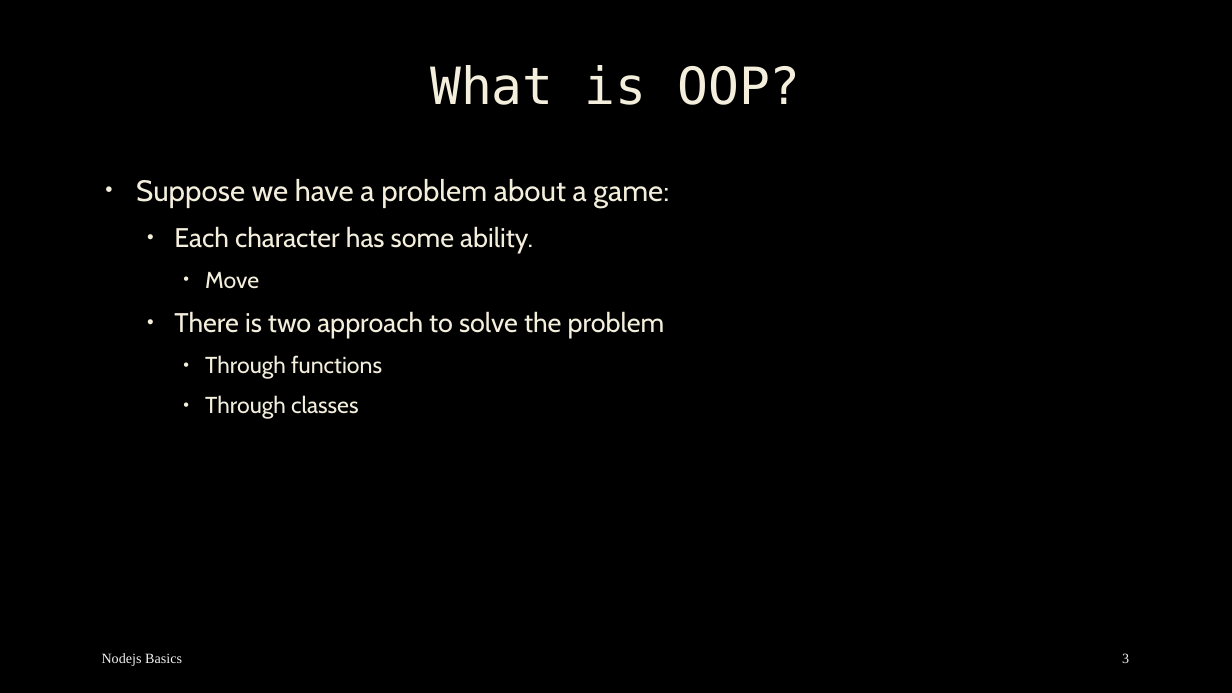
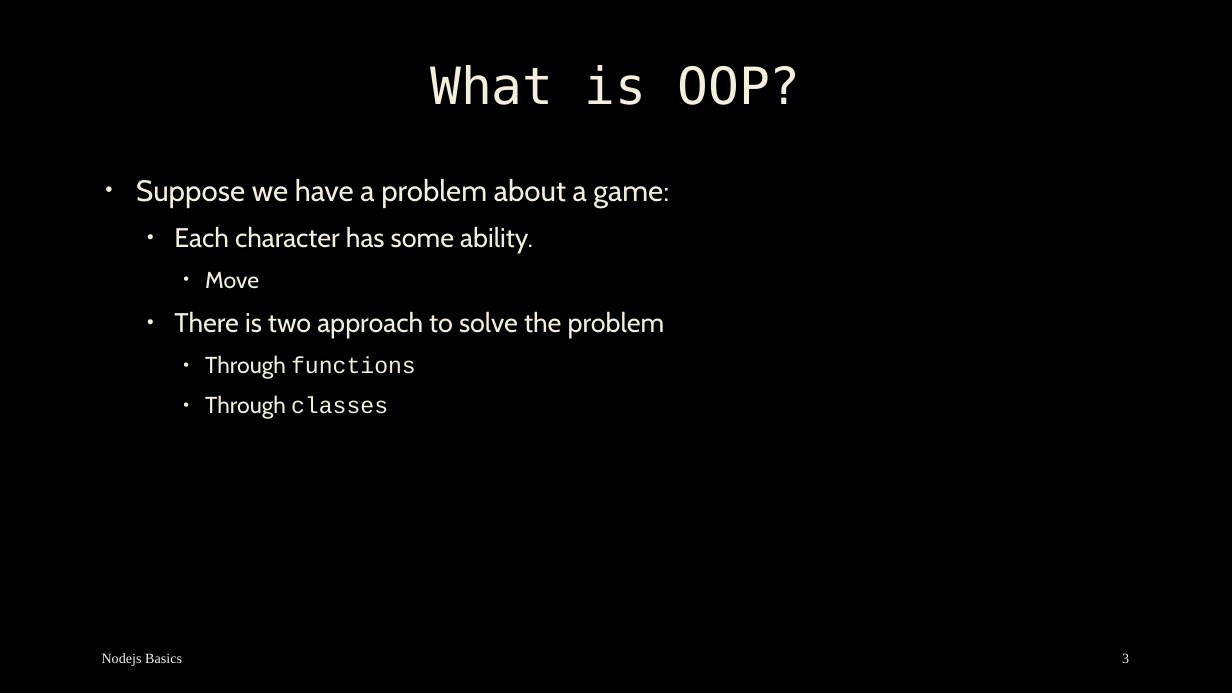
Before and after one commit to mostafa8026/nestjs-course, a slide deck: slide 3 of oop/oop-01.pptx. Drawn at 1232x693 pixels with LibreOffice and Linux fonts; fonts in the diff are those of the drawing; background and template pictures are left out. Boxes give left, top, right and bottom in pixels: in the first picture for what was removed or moved away, otherwise in the second. Text is boxed around its words. In the diff, an @@ line names an element or a change of style, - is before the commit and + after.

```diff
--- a/oop/oop-01.pptx
+++ b/oop/oop-01.pptx
@@ text at (205,355,416,419): font Cabin to Courier New in "functions", "classes" @@
```
Also in this commit, not shown: 3 other slides changed, 6 slides added, 4 other files.
